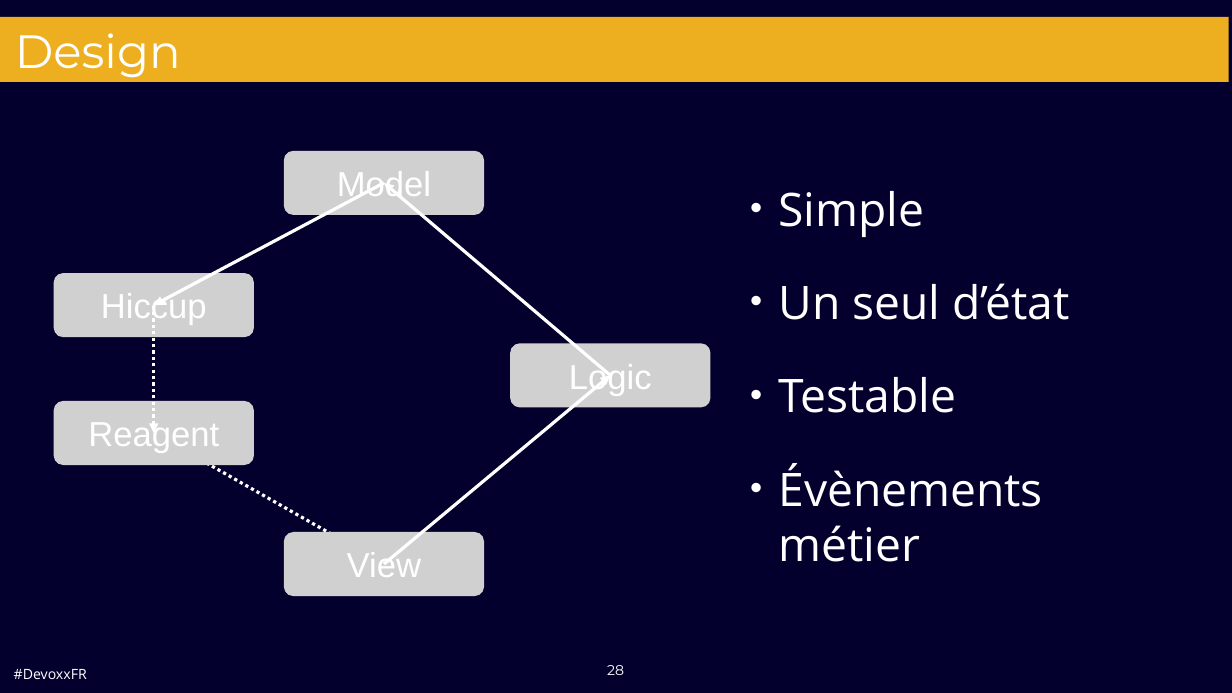
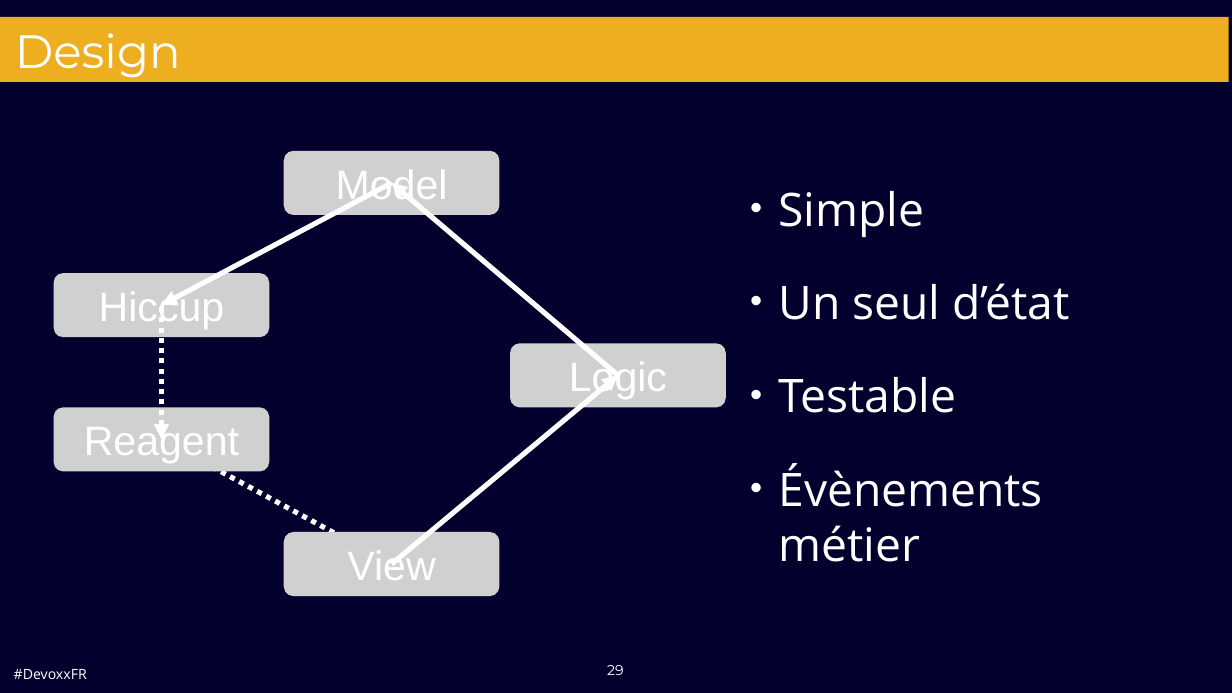
Before and after one commit to QuentinDuval/TicTacToeDevoxx, a slide deck: slide 29 of TicTacToe.pptx (slide 28 before the commit). Drawn at 1232x693 pixels with LibreOffice and Linux fonts; fonts in the diff are those of the drawing; grey boxes stand for pictures; background and template pictures are left out. Boxes give left, top, right and bottom in pixels: in the first picture for what was removed or moved away, otherwise in the second. Text is boxed around its words. In the diff, an @@ line names an element or a change of style, - is before the commit and + after.

```diff
--- a/TicTacToe.pptx
+++ b/TicTacToe.pptx
@@ picture "Model": place and size @@
-picture "Model" at [284, 151, 484, 215]
+picture "Model" at [284, 151, 499, 215]
@@ arrow moved from (154, 305) - (384, 183) to (161, 305) - (392, 183) @@
@@ arrow (161, 305) - (392, 183): stroke #FFFFFF 5 pt to #FFFFFF 8 pt @@
@@ arrow moved from (384, 183) - (610, 375) to (392, 183) - (618, 376) @@
@@ arrow (392, 183) - (618, 376): stroke #FFFFFF 5 pt to #FFFFFF 8 pt @@
@@ picture "Hiccup": place and size @@
-picture "Hiccup" at [54, 273, 254, 337]
+picture "Hiccup" at [54, 273, 269, 337]
@@ arrow moved from (154, 433) - (154, 305) to (161, 439) - (161, 305) @@
@@ arrow (161, 439) - (161, 305): stroke #FFFFFF 5 pt dashed to #FFFFFF 8 pt dashed @@
@@ picture "Logic": place and size @@
-picture "Logic" at [510, 343, 710, 407]
+picture "Logic" at [510, 343, 726, 407]
@@ arrow moved from (384, 564) - (610, 375) to (392, 564) - (618, 376) @@
@@ arrow (392, 564) - (618, 376): stroke #FFFFFF 5 pt to #FFFFFF 8 pt @@
@@ size 54 to 64 pt in 5 elements at [284, 532, 499, 596], [284, 151, 499, 215], [54, 273, 269, 337], [510, 343, 726, 407], [54, 407, 269, 472] @@
@@ picture "Reagent": place and size @@
-picture "Reagent" at [54, 401, 254, 465]
+picture "Reagent" at [54, 407, 269, 472]
@@ arrow moved from (384, 564) - (154, 433) to (392, 564) - (161, 439) @@
@@ arrow (392, 564) - (161, 439): stroke #FFFFFF 5 pt dashed to #FFFFFF 8 pt dashed @@
@@ picture "View": place and size @@
-picture "View" at [284, 532, 484, 596]
+picture "View" at [284, 532, 499, 596]
@@ page number at [607, 665, 624, 675]: text changed @@
-28
+29
```
Also in this commit, not shown: 7 other slides changed, 1 slide added, 1 other file.
